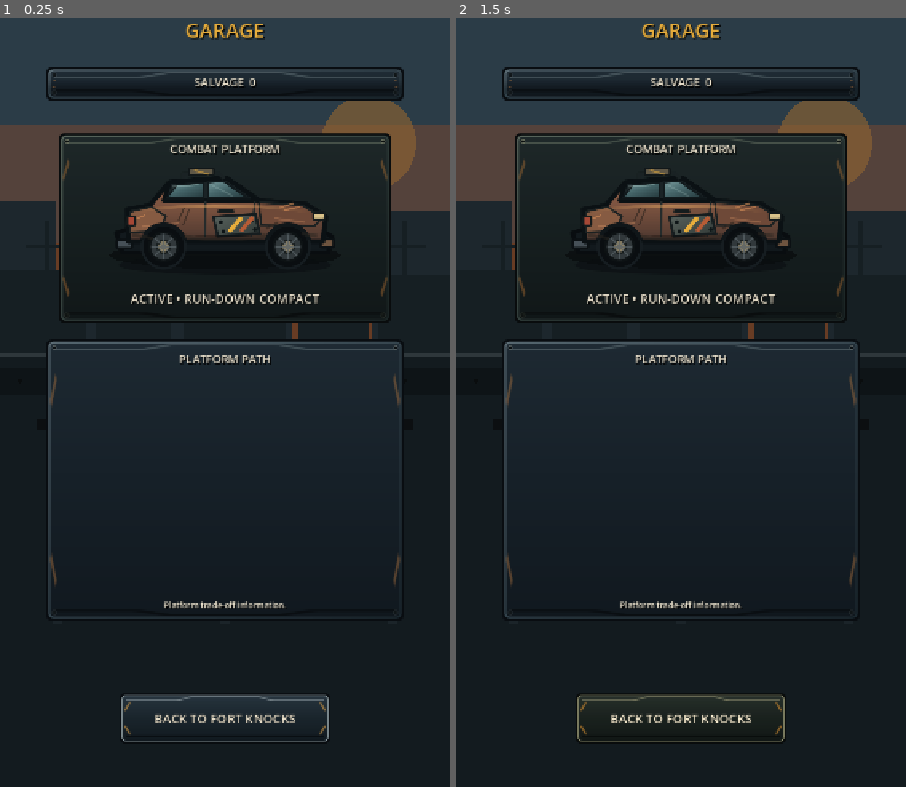
Above: before the commit, frames 1-2 (left to right).
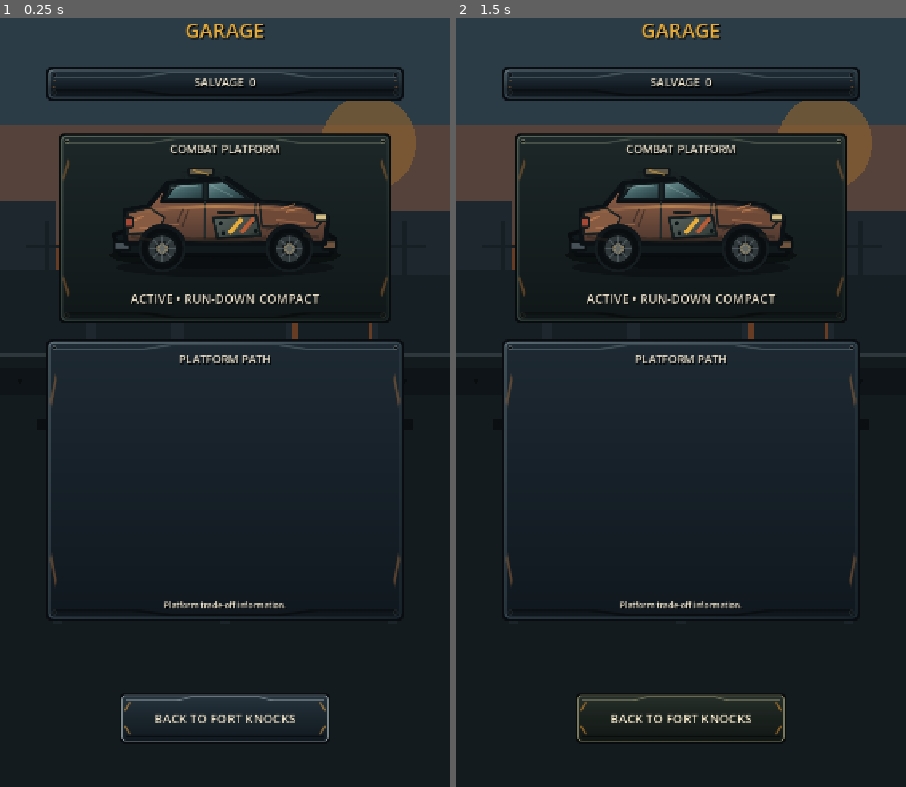
Above: after the commit, the same moments.

Repository: phantompixel-developer/FortKnocks
Game: Godot game, scene res://game/progression/garage_screen.tscn
Two runs of this game, one before a commit and one after it. Both use one fixed random seed, a clock stepped at 60 frames per second and the inputs below. This scene is started directly instead of the project's main scene.
Inputs (mouse positions are in pixels of both pictures, inside the frame that each line leads up to):
- Up to frame 1 (0.25 s): no input
- Up to frame 2 (1.5 s): tap Enter at 0.5 s; move the mouse to (780, 348) at 0.52 s; click (780, 348) at 0.67 s; click "BACK TO FORT KNOCKS" at 1.25 s

The runs differ from the first frame. In frame 1, 0.8% of the frame differs, in the area x 25-75%, y 19-32%; in frame 2, 0.8%.

Commit message:
art: use full production vehicle family in Garage

Diff:
--- a/game/presentation/platform_showcase.gd
+++ b/game/presentation/platform_showcase.gd
@@ -3,8 +3,11 @@
 
 const ProductionArtScript := preload("res://game/presentation/production_art.gd")
 const COMPACT_TEXTURE_PATH := "res://assets/art/production/vehicles/run_down_compact.svg"
+const SEDAN_TEXTURE_PATH := "res://assets/art/production/vehicles/old_sedan.svg"
+const PICKUP_TEXTURE_PATH := "res://assets/art/production/vehicles/pickup.svg"
+const TECHNICAL_TEXTURE_PATH := "res://assets/art/production/vehicles/improvised_technical.svg"
 
-var _compact_texture: Texture2D
+var _textures: Dictionary = {}
 
 var _platform_id := "run_down_compact"
 var _module_id := ""
@@ -18,24 +21,69 @@
 	var center := size * 0.5
 	draw_ellipse_shadow(center + Vector2(0, 54), Vector2(minf(size.x * 0.38, 205.0), 22.0))
 
-	if _platform_id == "run_down_compact":
-		if _compact_texture == null:
-			_compact_texture = ProductionArtScript.texture_from_svg(COMPACT_TEXTURE_PATH)
-		if _compact_texture == null:
-			_draw_fallback_platform(center)
-			return
-		var target_width := minf(size.x - 38.0, 430.0)
-		var target_height := target_width * 0.5
+	var texture := _texture_for_platform(_platform_id)
+	if texture != null:
+		var target_width := minf(size.x - 38.0, 440.0)
+		var aspect := 0.50 if _platform_id == "run_down_compact" else 0.47
+		var target_height := target_width * aspect
 		var target := Rect2(
 			center.x - target_width * 0.5,
-			center.y - target_height * 0.53,
+			center.y - target_height * 0.52,
 			target_width,
 			target_height
 		)
-		draw_texture_rect(_compact_texture, target, false)
+		draw_texture_rect(texture, target, false)
+		_draw_module_indicator(center, target_width, target_height)
 		return
 
 	_draw_fallback_platform(center)
+
+
+func _texture_for_platform(platform_id: String) -> Texture2D:
+	if _textures.has(platform_id):
+		return _textures[platform_id] as Texture2D
+
+	var path := ""
+	match platform_id:
+		"run_down_compact":
+			path = COMPACT_TEXTURE_PATH
+		"old_sedan":
+			path = SEDAN_TEXTURE_PATH
+		"pickup":
+			path = PICKUP_TEXTURE_PATH
+		"improvised_technical":
+			path = TECHNICAL_TEXTURE_PATH
+		_:
+			return null
+
+	var texture: Texture2D = ProductionArtScript.texture_from_svg(path)
+	_textures[platform_id] = texture
+	return texture
+
+func _draw_module_indicator(center: Vector2, width: float, height: float) -> void:
+	if _module_id.is_empty():
+		return
+
+	var accent := Color("77b6bf")
+	var p := center + Vector2(width * 0.30, -height * 0.27)
+	match _module_id:
+		"spotter_rack":
+			draw_line(p, p + Vector2(0, -34), Color("18232c"), 7.0)
+			draw_circle(p + Vector2(0, -40), 11.0, Color("5d918e"))
+			draw_circle(p + Vector2(0, -40), 4.0, Color("d3f1eb"))
+		"ballast_crates":
+			draw_rect(Rect2(p.x - 36, p.y - 18, 31, 24), Color("6d5d43"))
+			draw_rect(Rect2(p.x + 1, p.y - 14, 28, 20), Color("806c4b"))
+		"twin_field_rack":
+			draw_rect(Rect2(p.x - 26, p.y - 40, 20, 42), Color("53615d"))
+			draw_rect(Rect2(p.x + 4, p.y - 40, 20, 42), Color("405b56"))
+			draw_circle(p + Vector2(-16, -30), 4.0, Color("e7ad3c"))
+			draw_circle(p + Vector2(14, -30), 4.0, accent)
+		"stabilizer_rig":
+			draw_line(p + Vector2(-18, 0), p + Vector2(-34, 30), Color("65716d"), 6.0)
+			draw_line(p + Vector2(18, 0), p + Vector2(34, 30), Color("65716d"), 6.0)
+			draw_line(p + Vector2(-42, 30), p + Vector2(-25, 30), Color("8a7b5e"), 6.0)
+			draw_line(p + Vector2(25, 30), p + Vector2(42, 30), Color("8a7b5e"), 6.0)
 
 func draw_ellipse_shadow(center: Vector2, radii: Vector2) -> void:
 	# Polygon approximation avoids a separate texture dependency for the showcase floor shadow.
